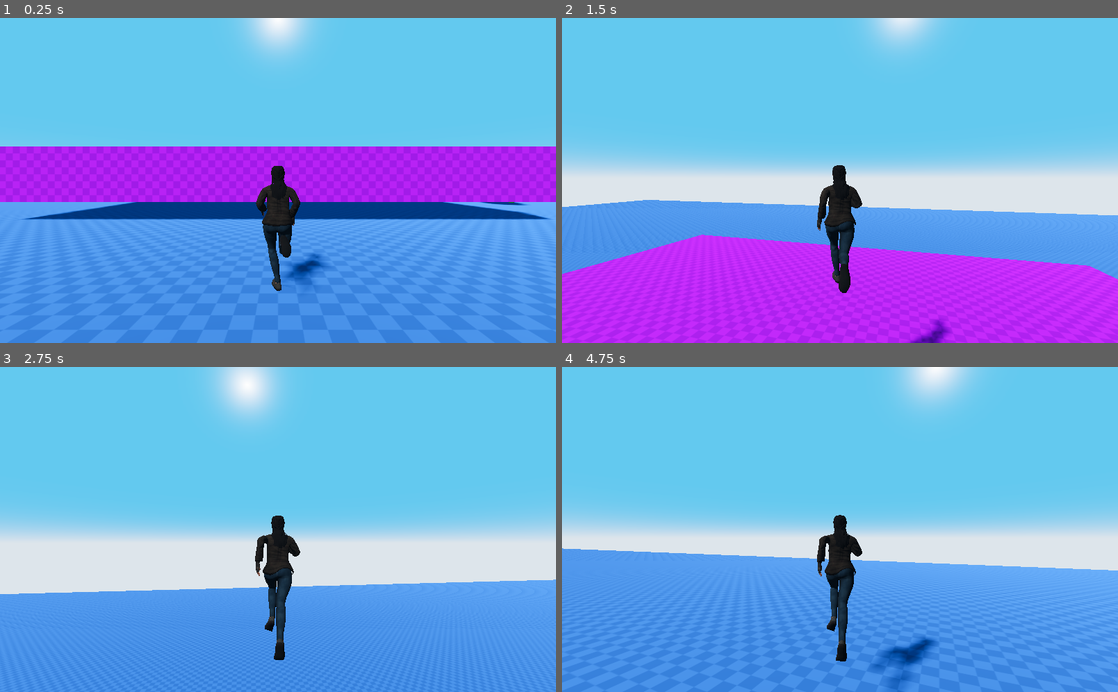
Above: before the commit, frames 1-4 (two rows, left to right).
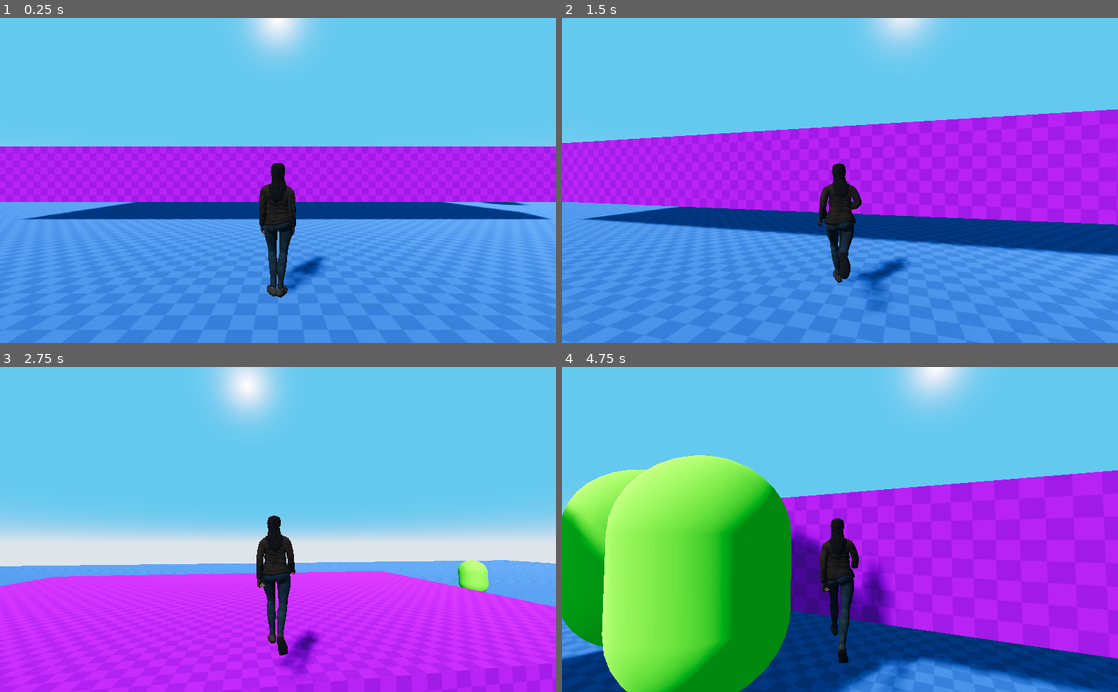
Above: after the commit, the same moments.

Repository: 66BlackDiamond99/MiniJam100-Game
Game: Godot game, scene res://Scenes/main.tscn
Two runs of this game, one before a commit and one after it. Both use one fixed random seed, a clock stepped at 60 frames per second and the inputs below.
Inputs (mouse positions are in pixels of both pictures, inside the frame that each line leads up to):
- Up to frame 1 (0.25 s): no input
- Up to frame 2 (1.5 s): move the mouse to (867, 180) at 0.52 s; hold Shift (run, bound only after the commit) 0.53-1.28 s; hold W (move_forward) from 0.53 s (still down); tap Space (jump) at 0.77, 0.8, 1.07, 1.35 s; move the mouse to (812, 180) at 1.27 s
- Up to frame 3 (2.75 s): keep holding W (move_forward); tap Space (jump) at 1.52, 1.82, 2.3 s; tap Shift (run, bound only after the commit) at 1.55 s; move the mouse to (289, 523) at 2.02 s; hold Shift (run, bound only after the commit) from 2.03 s (still down)
- Up to frame 4 (4.75 s): keep holding W (move_forward); move the mouse to (834, 536) at 2.77 s; release Shift (run, bound only after the commit) at 2.78 s; tap Shift (run, bound only after the commit) at 2.85, 4.35 s; tap Space (jump) at 3.02, 3.32, 3.6, 3.77, 4.07, 4.52 s; move the mouse to (878, 532) at 3.52 s; move the mouse to (795, 526) at 4.27 s

The runs differ from the first frame. In frame 1, 0.8% of the frame differs, in the area x 46-60%, y 44-87%; in frame 2, 60%; in frame 3, 39%; in frame 4, 62%, in the area x 0-100%, y 27-100%.

Commit message:
Changing animation with velocity
Changing the current animation based on the length of the velocity of the player

Diff:
--- a/Scenes/Player.tscn
+++ b/Scenes/Player.tscn
@@ -48,9 +48,10 @@
 }
 
 [node name="Female" parent="." instance=ExtResource( 2 )]
-transform = Transform( -1, 0, -8.74228e-08, 0, 1, 0, 8.74228e-08, 0, -1, 0, -0.0203817, 0 )
+transform = Transform( -1, 0, -8.74228e-08, 0, 1, 0, 8.74228e-08, 0, -1, 0, 0, 0 )
 
 [node name="AnimationPlayer" parent="Female" index="1"]
-autoplay = "running-loop"
+autoplay = "idle-loop"
+playback_default_blend_time = 0.2
 
 [editable path="Female"]
--- a/Scenes/main.tscn
+++ b/Scenes/main.tscn
@@ -57,7 +57,9 @@
 
 [node name="Player" parent="." instance=ExtResource( 4 )]
 transform = Transform( 1, 0, 0, 0, 1, 0, 0, 0, 1, 0, 1.57718, 11.3291 )
-speed = 10.0
-acceleration = 7.5
+walk_speed = 2.0
+run_speed = 8.0
+acceleration = 3.0
+air_acceleration = 1.0
 min_pitch = -50.0
 max_pitch = 50.0
--- a/Scripts/Player.gd
+++ b/Scripts/Player.gd
@@ -1,7 +1,8 @@
 extends KinematicBody
 
-export var speed:float = 20
-export var acceleration:float = 15
+export var walk_speed:float = 10
+export var run_speed:float = walk_speed + 10
+export var acceleration:float = 7.5
 export var air_acceleration:float = 5
 export var gravity:float = 0.98
 export var max_terminal_vel:float = 54
@@ -16,6 +17,8 @@
 
 onready var camera_pivot = $CameraPivot
 onready var camera = $CameraPivot/CameraHolder/Camera
+onready var animator = $Female/AnimationPlayer
+onready var model = $Female
 
 func _ready():
 	Input.set_mouse_mode(Input.MOUSE_MODE_CAPTURED)
@@ -36,21 +39,33 @@
 
 func handle_movement(delta):
 	var direction:Vector3 = Vector3.ZERO
+	var running = false
+
 	if Input.is_action_pressed("move_forward"):
+		model.rotation_degrees.y = lerp(model.rotation_degrees.y,-180,0.4)
 		direction -= transform.basis.z
 
 	if Input.is_action_pressed("move_backward"):
+		model.rotation_degrees.y = lerp(model.rotation_degrees.y,0,0.4)
 		direction += transform.basis.z
 
 	if Input.is_action_pressed("move_right"):
+		model.rotation_degrees.y = lerp(model.rotation_degrees.y,270,0.4)
 		direction += transform.basis.x
 
 	if Input.is_action_pressed("move_left"):
+		model.rotation_degrees.y = lerp(model.rotation_degrees.y,-90,0.4)
 		direction -= transform.basis.x
+
 
 	direction = direction.normalized()
 
+
+	if direction.length() != 0 and is_on_floor() and Input.is_action_pressed("run"):
+		running = true
+
 	var acc = acceleration if is_on_floor() else air_acceleration
+	var speed = run_speed if running else walk_speed
 	velocity = velocity.linear_interpolate(direction * speed, acc * delta)
 
 	if is_on_floor():
@@ -63,3 +78,13 @@
 
 	velocity.y = y_velocity
 	velocity = move_and_slide(velocity,Vector3.UP)
+
+	if velocity.length() < 0.01 and is_on_floor():
+		animator.play("idle-loop")
+	elif is_on_floor():
+		if velocity.length() > walk_speed and running:
+			animator.play("running-loop")
+		else:
+			animator.play("Walking-loop")
+	else:
+		pass #jump/fall animation
--- a/project.godot
+++ b/project.godot
@@ -41,6 +41,11 @@
 "events": [ Object(InputEventKey,"resource_local_to_scene":false,"resource_name":"","device":0,"alt":false,"shift":false,"control":false,"meta":false,"command":false,"pressed":false,"scancode":32,"physical_scancode":0,"unicode":0,"echo":false,"script":null)
  ]
 }
+run={
+"deadzone": 0.5,
+"events": [ Object(InputEventKey,"resource_local_to_scene":false,"resource_name":"","device":0,"alt":false,"shift":false,"control":false,"meta":false,"command":false,"pressed":false,"scancode":16777237,"physical_scancode":0,"unicode":0,"echo":false,"script":null)
+ ]
+}
 
 [layer_names]
 
